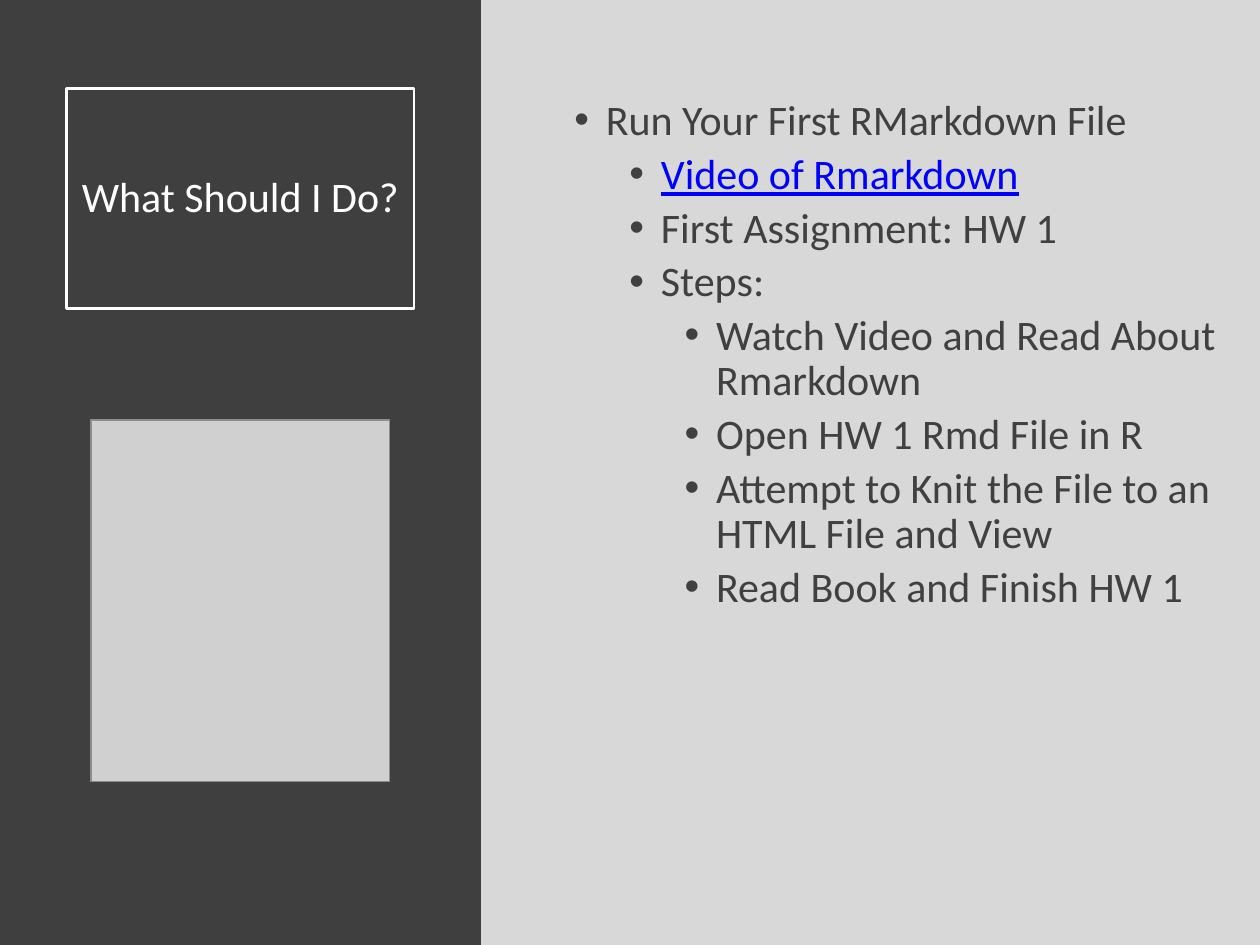
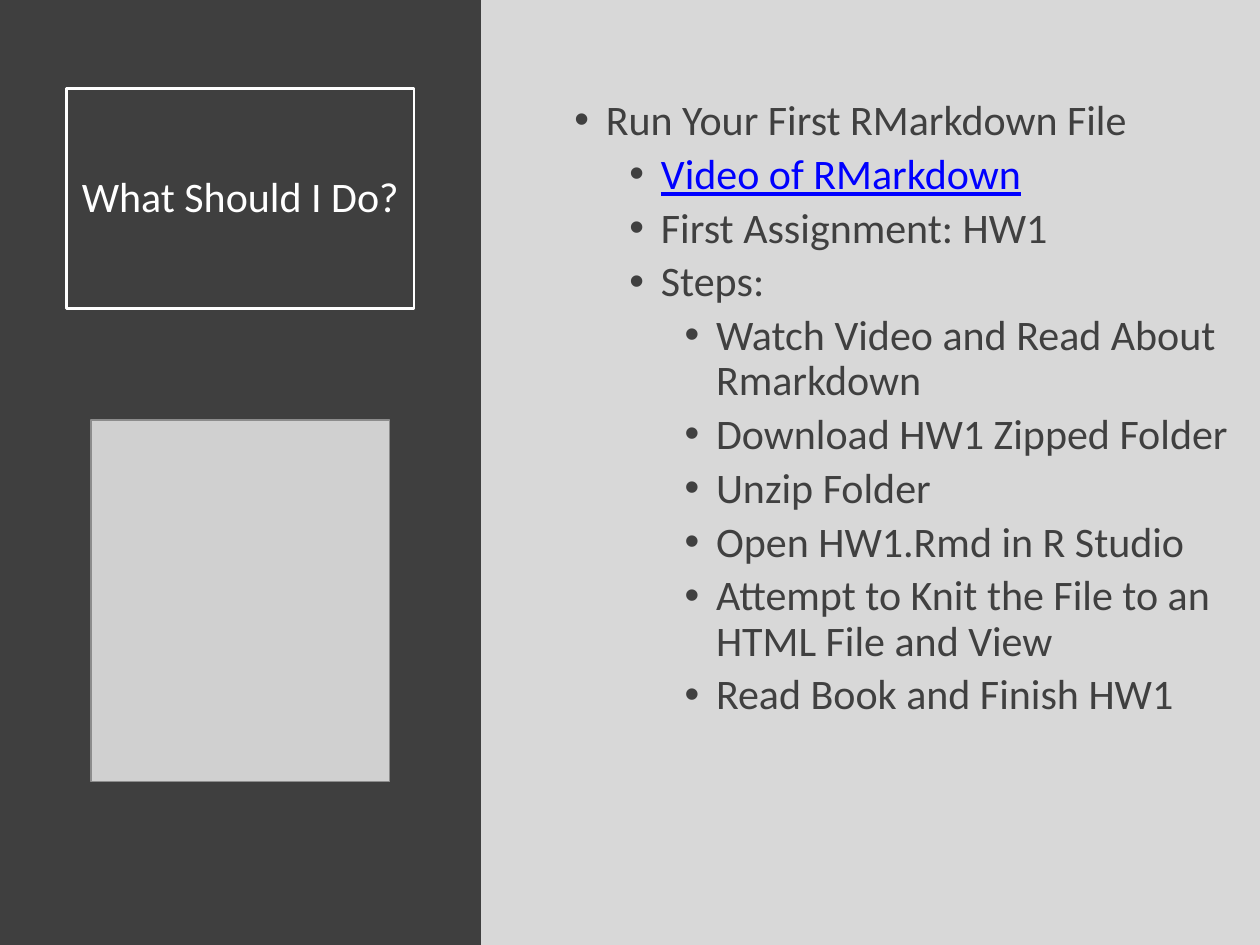
Before and after one commit to SuperMarioGiacomazzo/STOR320_WEBSITE, a slide deck: slide 8 of Lecture/Introduction/Intro_Lecture.pptx. Drawn at 1260x945 pixels with LibreOffice and Linux fonts; fonts in the diff are those of the drawing; grey boxes stand for pictures. Boxes give left, top, right and bottom in pixels: in the first picture for what was removed or moved away, otherwise in the second. Text is boxed around its words. In the diff, an @@ line names an element or a change of style, - is before the commit and + after.

```diff
--- a/Lecture/Introduction/Intro_Lecture.pptx
+++ b/Lecture/Introduction/Intro_Lecture.pptx
@@ text at box(661, 160, 1048, 250): text changed @@
-  • Video of Rmarkdown
-  • First Assignment: HW 1
+  • Video of RMarkdown
+  • First Assignment: HW1
@@ text at box(716, 420, 1228, 564): text changed @@
-    • Open HW 1 Rmd File in R
+    • Download HW1 Zipped Folder
+    • Unzip Folder
+    • Open HW1.Rmd in R Studio
@@ text at box(716, 680, 1174, 710): spaces changed @@
-    • Read Book and Finish HW 1
+    • Read Book and Finish HW1
```
Also in this commit, not shown: 1 other slide changed, 5 other files.
